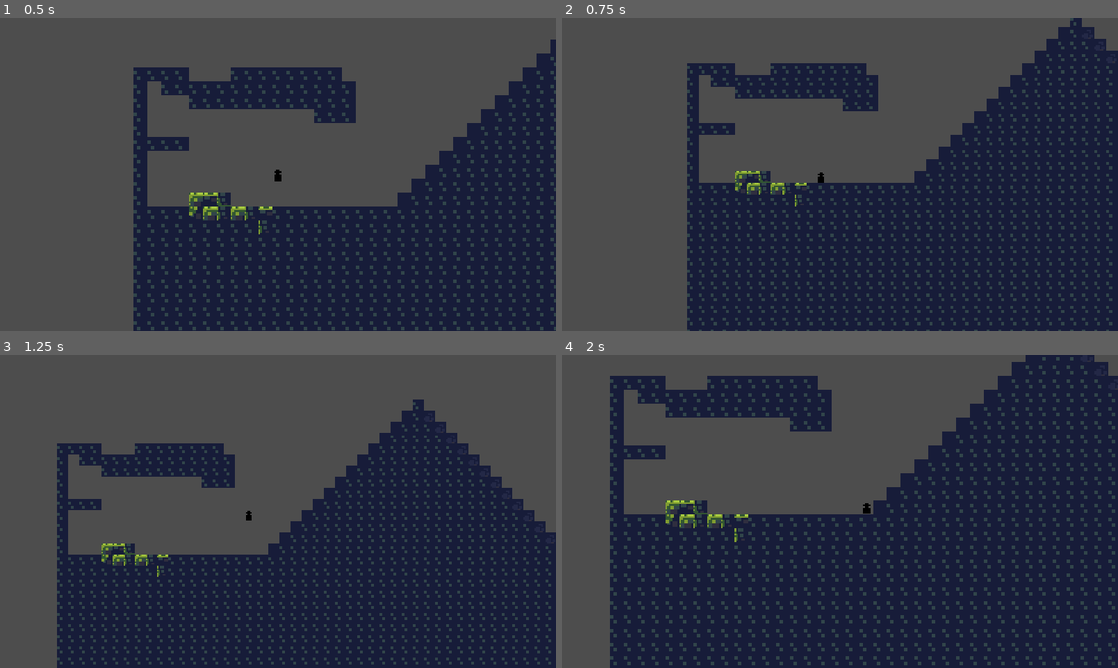
Above: before the commit, frames 1-4 (two rows, left to right).
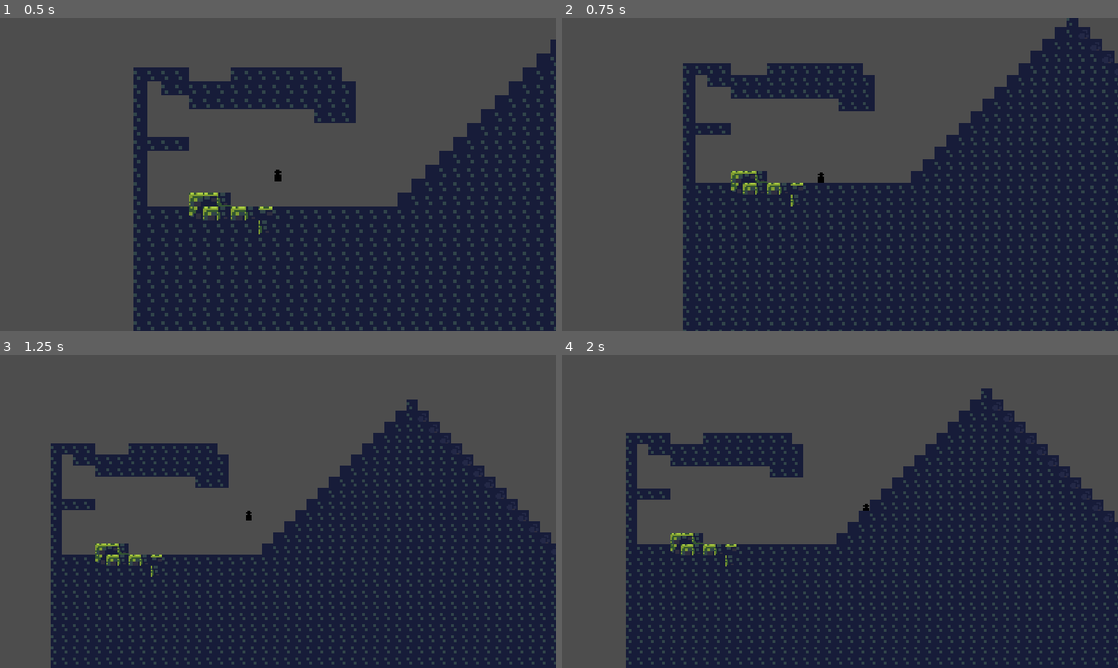
Above: after the commit, the same moments.

Repository: tetraminus/GrappleFormer
Game: Godot game, scene res://Rooms/Test/TestRoom1.tscn
The game is run twice, just before and just after one commit, with the same random seed, the same clock (stepped at 60 frames per second) and the same inputs.
Inputs (mouse positions are in pixels of both pictures, inside the frame that each line leads up to):
- Up to frame 1 (0.5 s): no input
- Up to frame 2 (0.75 s): move the mouse to (962, 158) at 0.52 s; hold D (move_right) from 0.53 s (still down); click (962, 158) at 0.6 s
- Up to frame 3 (1.25 s): keep holding D (move_right); tap Space (jump) at 0.77 s
- Up to frame 4 (2 s): move the mouse to (728, 527) at 1.27 s; release D (move_right) at 1.28 s; hold S (move_down) from 1.28 s (still down); click (728, 527) at 1.35 s; tap Space (jump) at 1.52 s

Frame 1 is identical in both runs. In frame 2, 15% of the frame differs, in the area x 21-100%, y 0-100%; in frame 3, 15%; in frame 4, 32%, in the area x 8-100%, y 0-100%.

Commit message:
cleanup

Diff:
--- a/GrappleHolder.gd
+++ b/GrappleHolder.gd
@@ -1,19 +1,21 @@
 extends Node2D
 @onready var ray: RayCast2D = $RayCast2D
+@export var grappledistance:int
 
 
 var current_grapple = null
 
 # Called when the node enters the scene tree for the first time.
 func _ready():
-	pass # Replace with function body.
+	ray.target_position = Vector2(grappledistance,0)
 
-func _process(delta):
+
+func _process(_delta):
 	look_at(get_global_mouse_position())
 
 
 # Called every frame. 'delta' is the elapsed time since the previous frame.
-func _input(event):
+func _input(_event):
 
 
 
--- a/player.gd
+++ b/player.gd
@@ -25,7 +25,7 @@
 	gravity_scale = 0
 	gravity = base_gravity
 
-func _process(delta):
+func _process(_delta):
 	if sliding:
 		$Icon.global_scale.y = base_scale.y*0.9
 		$Icon.global_scale.x = base_scale.x*1.1
@@ -65,7 +65,6 @@
 
 
 	# move along the slope if on a slope
-	# move along the slope if on a slope
 	if on_ground and collision.get_angle() != 0:
 		# rotate the motion vector to the normal of the slope using the collision normal
 		if grapplepoint == null:
@@ -94,8 +93,6 @@
 			gravity = base_gravity
 			sliding = true
 
-
-
 	motion = motion.normalized()
 
 	motion = motion * speed
@@ -109,10 +106,7 @@
 		else:
 			motion.y = -jump_speed
 
-
-
 	motion.y += gravity
-
 
 	apply_central_impulse(Vector2(0, motion.y))
 
@@ -175,9 +169,6 @@
 	else:
 		gravity = base_gravity
 
-
-
-
 func _draw():
 	if grapplepoint != null and EngineDebugger.is_active():
 		draw_line(Vector2.ZERO, grapplepoint - global_position, Color(1, 1, 1, 1), 2)
